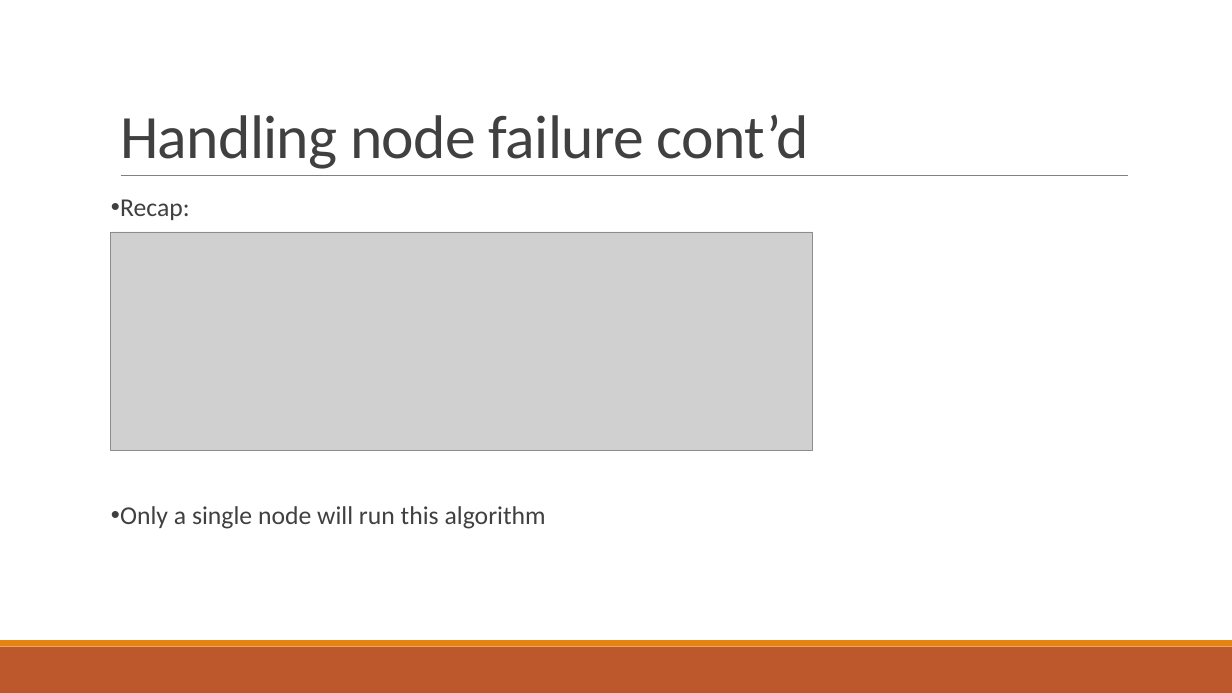
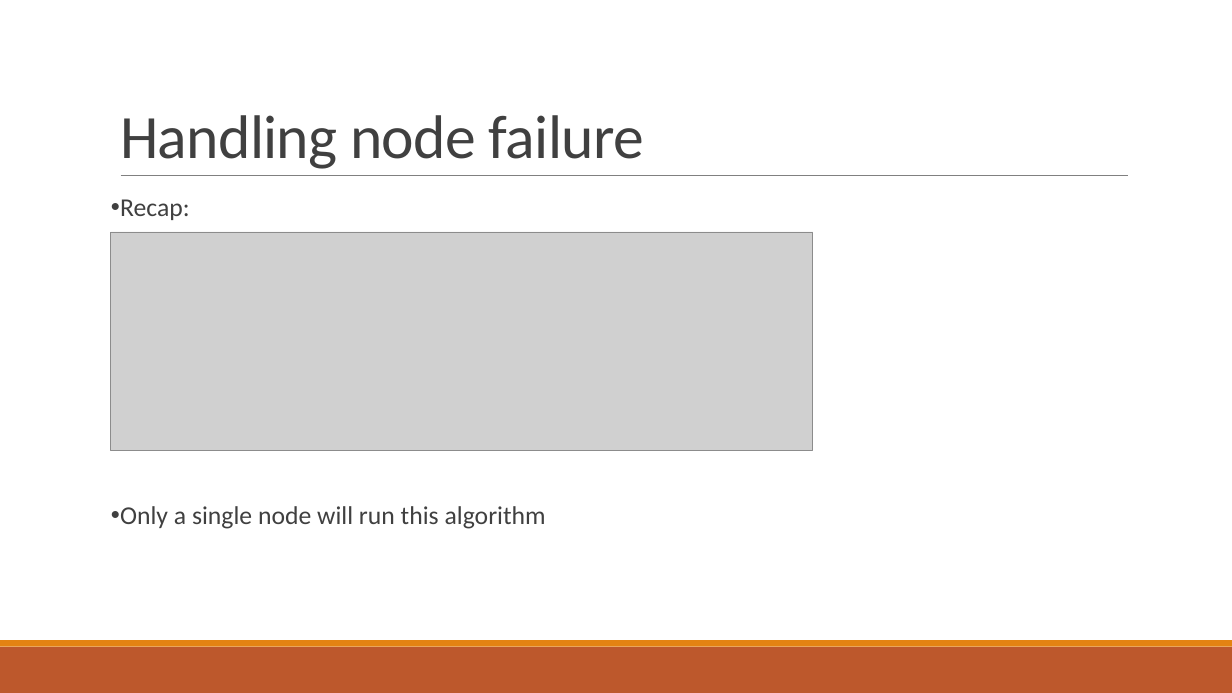
Before and after one commit to PStahl/master_thesis, a slide deck: slide 20 of presentation/presentation.pptx (slide 21 before the commit). Drawn at 1232x693 pixels with LibreOffice and Linux fonts; fonts in the diff are those of the drawing; grey boxes stand for pictures. Boxes give left, top, right and bottom in pixels: in the first picture for what was removed or moved away, otherwise in the second. Text is boxed around its words. In the diff, an @@ line names an element or a change of style, - is before the commit and + after.

```diff
--- a/presentation/presentation.pptx
+++ b/presentation/presentation.pptx
@@ title at bbox=[120, 115, 644, 169]: text changed @@
-Handling node failure cont’d
+Handling node failure
```
Also in this commit, not shown: 5 other slides changed.
